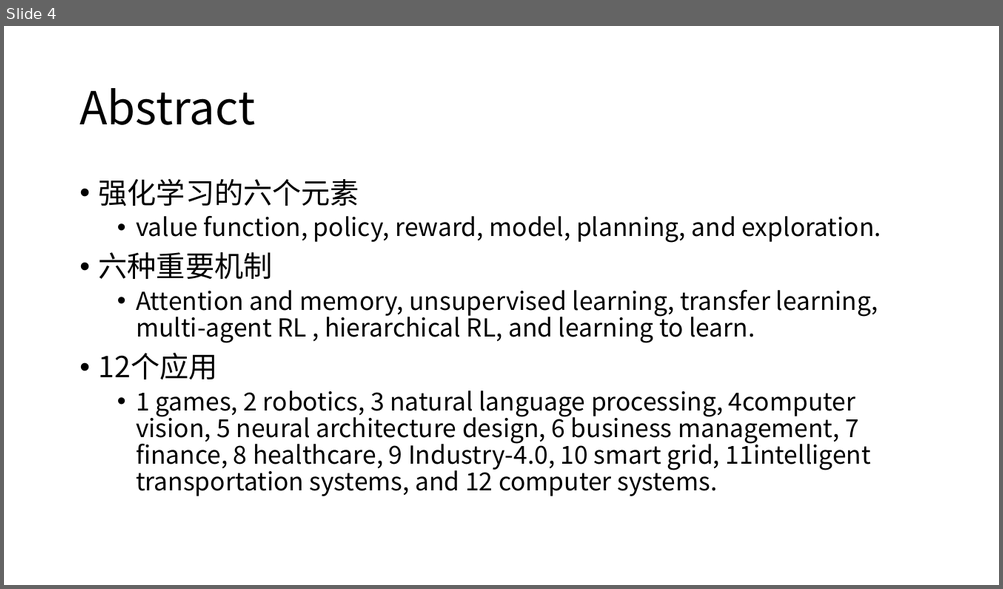
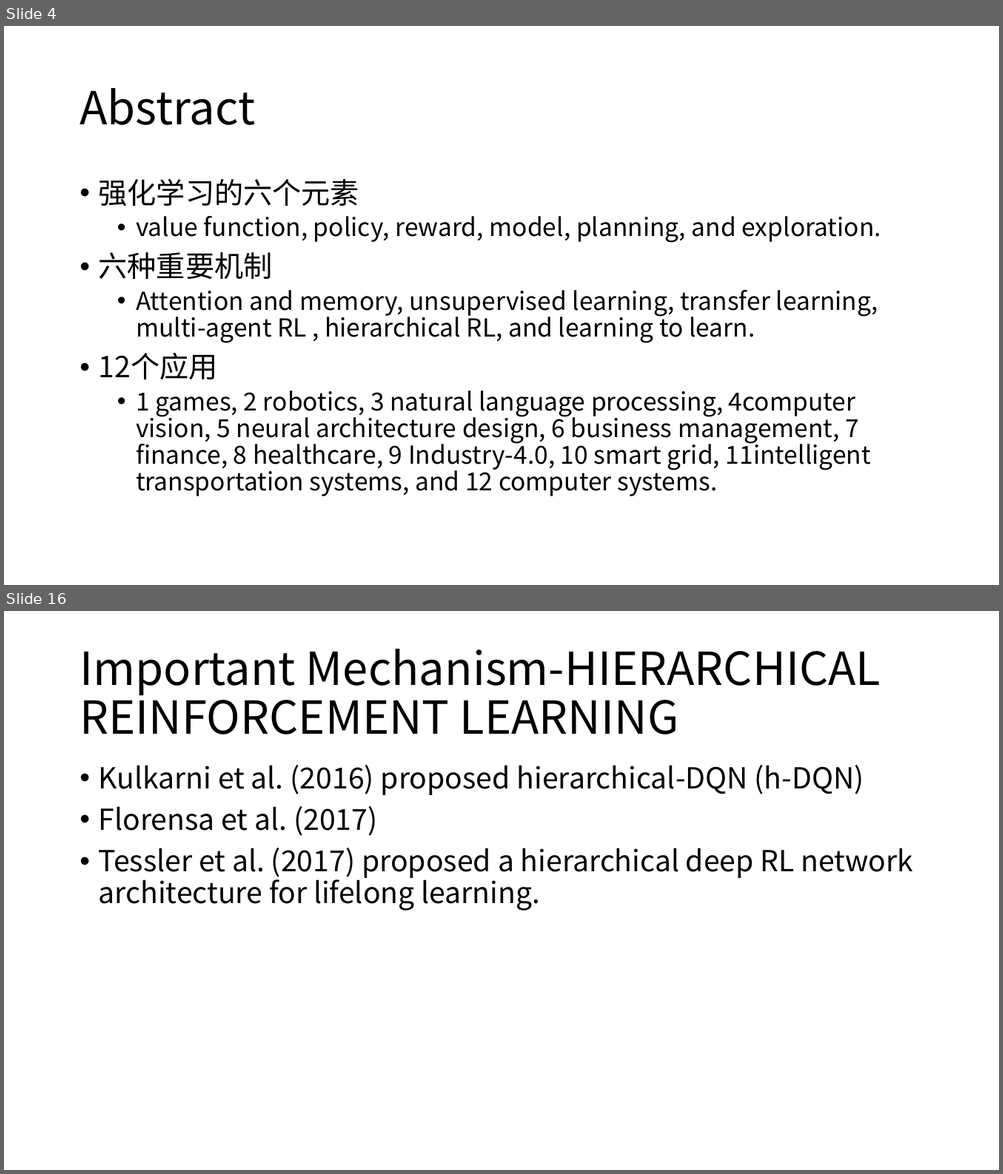
Before and after one commit to kangyongxin/0-RL-GameReviewPapers, a slide deck: Note_RLGameReviewPapers.pptx. Shown one above the other, each under a label of ours: slide 4 before the commit, slides 4 and 16 after it; the slides between them are not shown. The pictures are 1003x589 and 1003x1174 pixels, drawn with LibreOffice and Linux fonts; fonts in the diff are those of the drawing. Boxes give left, top, right and bottom in pixels: in the first picture for what was removed or moved away, otherwise in the second. Text is boxed around its words. In the diff, an @@ line names an element or a change of style, - is before the commit and + after.

```diff
--- a/Note_RLGameReviewPapers.pptx
+++ b/Note_RLGameReviewPapers.pptx
@@ slide 16 added at box(4, 611, 999, 1170), background #FFFFFF @@
@@ title added at box(79, 649, 880, 735), 44 pt, text #000000 @@
+Important Mechanism-HIERARCHICAL REINFORCEMENT LEARNING
@@ text added at box(99, 765, 913, 911), 28 pt, text #000000 @@
+• Kulkarni et al. (2016) proposed hierarchical-DQN (h-DQN)
+• Florensa et al. (2017)
+• Tessler et al. (2017) proposed a hierarchical deep RL network architecture for lifelong learning.
```
Also in this commit, not shown: 2 slides changed, 15 other slides added, 1 other file.
